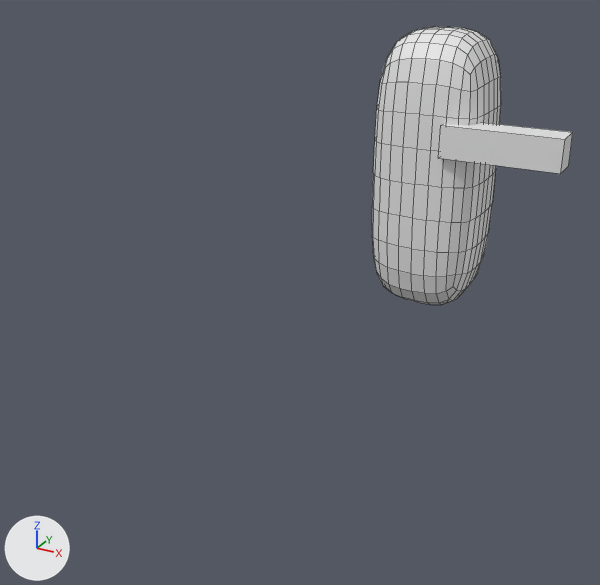
Before and after pictures for a commit that changed the Blender file models/player.blend.
One viewpoint serves both versions: a camera (50 mm lens) standing at (4.99, -14.19, 6.63) and looking at (-0.71, -3.83, 1.45). The lights are fixed; the arrows at lower left show +X, +Y and +Z. The first picture is the older version. Mesh edges are drawn as thin lines.
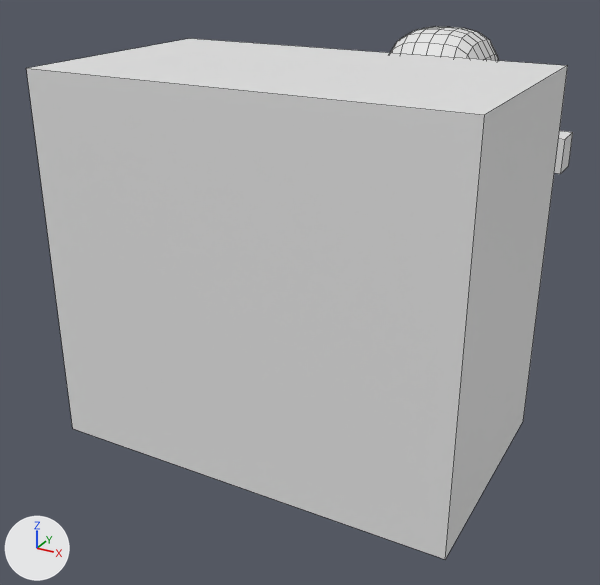
The newer file is also rescaled (x0.354), turned or shifted as a whole; pictures and numbers use the older file's frame.

The change, as a list of edits to the scene's bpy script:
```text
Add me_cube_002:
    me_cube_002.from_pydata(...)  # a box spanning x -0.59..0.59, y -1.0..1.0, z -1.0..0.8
Add ob_height_reference:
    ob_height_reference = bpy.data.objects.new('height_reference', me_cube_002)
    ob_height_reference.location = (0.0, -5.13, 2.82)
    ob_height_reference.rotation_euler = (0.0, 0.0, -1.571)  # degrees (0, 0, -90)
    ob_height_reference.scale = (2.82, 2.82, 2.82)
```

Where the change shows, as pixel boxes [x1, y1, x2, y2] in the pictures (600 x 585 px):
'height_reference', added
    after: [26, 38, 568, 559]
'Cube', unchanged, covered by the edit
    before: [372, 26, 501, 305]
    after: [390, 26, 498, 61]
'Cube.001', unchanged, covered by the edit
    before: [438, 123, 573, 174]
    after: [554, 131, 573, 174]
